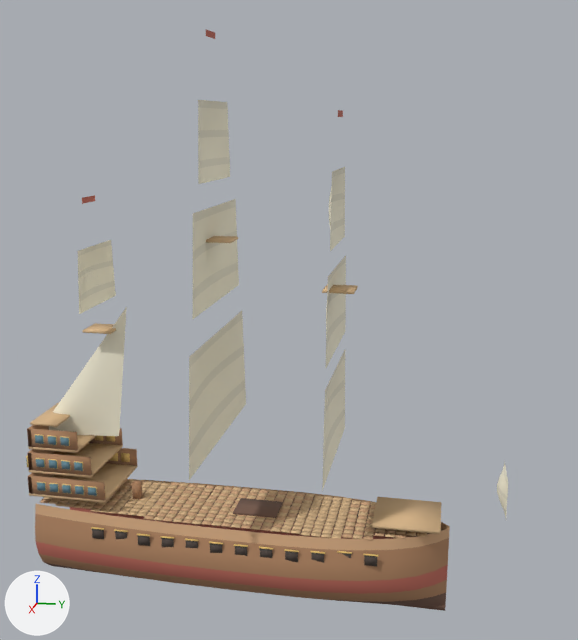
What one commit did to the OBJ model model/galeon_master.obj.
The view is the same before and after, from a 50 mm camera at (62.4, 16.8, 36.1) aimed at (-0.4, 4.3, 20.4). Arrows for +X, +Y and +Z are at lower left; the lights stay in place. The picture after the commit comes second. Where no turn or scale is listed for an object, it has been applied to the vertices. Vertices at exactly the same position are counted once.

Objects in the first picture: 'PW_Galeon_36m'.
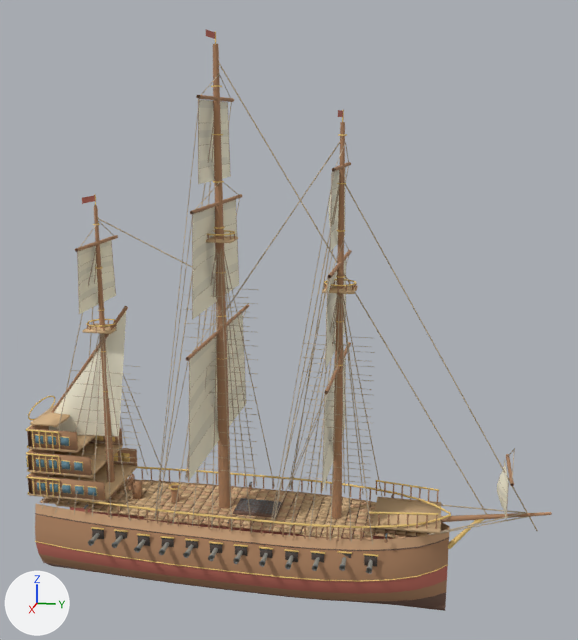
What the commit changed:
Material 'iron' (mat_iron) is new.
Its base color is (0.17, 0.19, 0.2) (grey #73797c).
Its roughness is 0.89.
Material 'bronze' (mat_bronze) is new.
Its base color is (0.3, 0.3, 0.27) (grey #95958e).
Its roughness is 0.89.
Material 'rope' (mat_rope) is new.
Its base color is (0.5, 0.4, 0.28) (beige #bcaa90).
Its roughness is 0.89.
me_pw_galeon_36m is used by ob_pw_galeon_36m; location (0.0, 0.0, 0.0).
me_pw_galeon_36m had 9964 vertices, 15426 faces and spanned x -8.7..8.7, y -18.9..22.3, z -4.4..42.8.
me_pw_galeon_36m now has 25045 vertices, 32646 faces and spans x -8.9..8.9, y -19.0..26.0, z -4.4..42.9.
me_pw_galeon_36m part 1: 1 vertex moved within x 0.0, y -10.7, z 19.6; 1 vertex removed from x 0.0, y 0.0, z 0.0; 15082 vertices added at x -8.9..8.9, y -19.0..26.0, z -2.7..42.9.
me_pw_galeon_36m gains material mat_rope (beige #bcaa90).
me_pw_galeon_36m gains material mat_bronze (grey #95958e).
me_pw_galeon_36m gains material mat_iron (grey #73797c).

Where the change shows, as pixel boxes [x1, y1, x2, y2] in the pictures (578 x 640 px):
'PW_Galeon_36m', reshaped (9% wider): before [26, 29, 508, 611]; after [26, 29, 552, 611]
part 1 of me_pw_galeon_36m, built on: before [110, 315, 121, 342]; after [26, 32, 552, 602]
